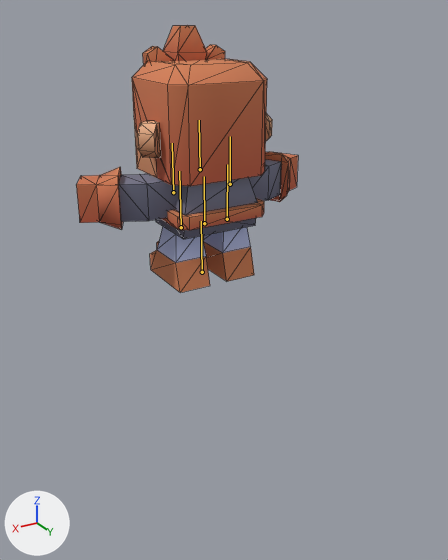
The glTF model models/character-human.glb: old version first, new version second.
Both versions are drawn from a camera (50 mm lens) standing at (0.917, 1.67, 0.789) and looking at (0.07, 0.257, 0.083). Arrows for +X, +Y and +Z are at lower left; the lights stay in place. The picture after the commit comes second. The bones that bend it are drawn over the model as lines. Mesh edges are drawn as thin lines.

The first picture shows 'body-mesh', 'head-mesh'.
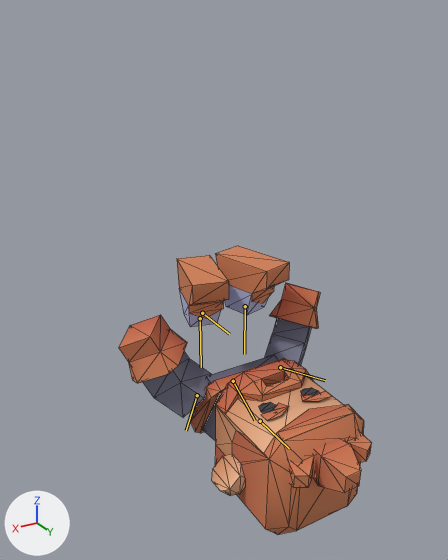
The newer file adds an action. The first version stands in its rest pose; the second is drawn at frame 322 of the action 'combined'.

Where the change shows, as pixel boxes [x1, y1, x2, y2] in the pictures (448 x 560 px):
'head-mesh', posed (14% wider, 8% taller): before [132, 25, 272, 186]; after [212, 360, 372, 534]
'body-mesh', posed (9% narrower, 38% taller): before [76, 152, 298, 293]; after [119, 246, 321, 441]
bone 'root', root to tip: before (202, 272) to (201, 221); after (202, 313) to (229, 334)
bone 'leg-left', root to tip: before (181, 227) to (179, 171); after (200, 318) to (201, 367)
bone 'leg-right', root to tip: before (227, 219) to (227, 164); after (245, 306) to (244, 354)
bone 'torso', root to tip: before (204, 223) to (204, 176); after (233, 381) to (255, 420)
bone 'arm-left', root to tip: before (173, 192) to (172, 143); after (197, 395) to (186, 430)
bone 'arm-right', root to tip: before (230, 184) to (230, 136); after (280, 367) to (325, 380)
bone 'head', root to tip: before (200, 169) to (199, 120); after (260, 421) to (289, 448)

The edits, one by one:
Bone 'root' (bone_root) moves from (0.0, 0.0, 0.0) to (0.0, -0.15, 0.0).
Bone 'root' (bone_root) turns from (0, 0, 0) to (-90, 0, 0) degrees about its own x, y and z.
Bone 'leg-left' (bone_leg_left) moves from (0.0, 0.0, 0.0) to (0.0, -0.0392, 0.0838).
Bone 'leg-left' (bone_leg_left) turns from (0, 0, 0) to (-90, 0, -15) degrees about its own x, y and z.
Bone 'leg-right' (bone_leg_right) moves from (0.0, 0.0, 0.0) to (0.0, -0.0392, 0.0838).
Bone 'leg-right' (bone_leg_right) turns from (0, 0, 0) to (-90, 0, 15) degrees about its own x, y and z.
Bone 'torso' (bone_torso) moves from (0.0, 0.0, 0.0) to (0.0, 0.0238, -0.1392).
Bone 'torso' (bone_torso) turns from (0, 0, 0) to (-29, 0, 0) degrees about its own x, y and z.
Bone 'arm-left' (bone_arm_left) moves from (0.0, 0.0, 0.0) to (0.0573, -0.0845, 0.0325).
Bone 'arm-left' (bone_arm_left) turns from (0, 0, 0) to (14, -18, -47) degrees about its own x, y and z.
Bone 'arm-right' (bone_arm_right) moves from (0.0, 0.0, 0.0) to (-0.0573, -0.0845, 0.0325).
Bone 'arm-right' (bone_arm_right) turns from (0, 0, 0) to (14, 18, 47) degrees about its own x, y and z.
Bone 'head' (bone_head) turns from (0, 0, 0) to (28, 0, 0) degrees about its own x, y and z.
